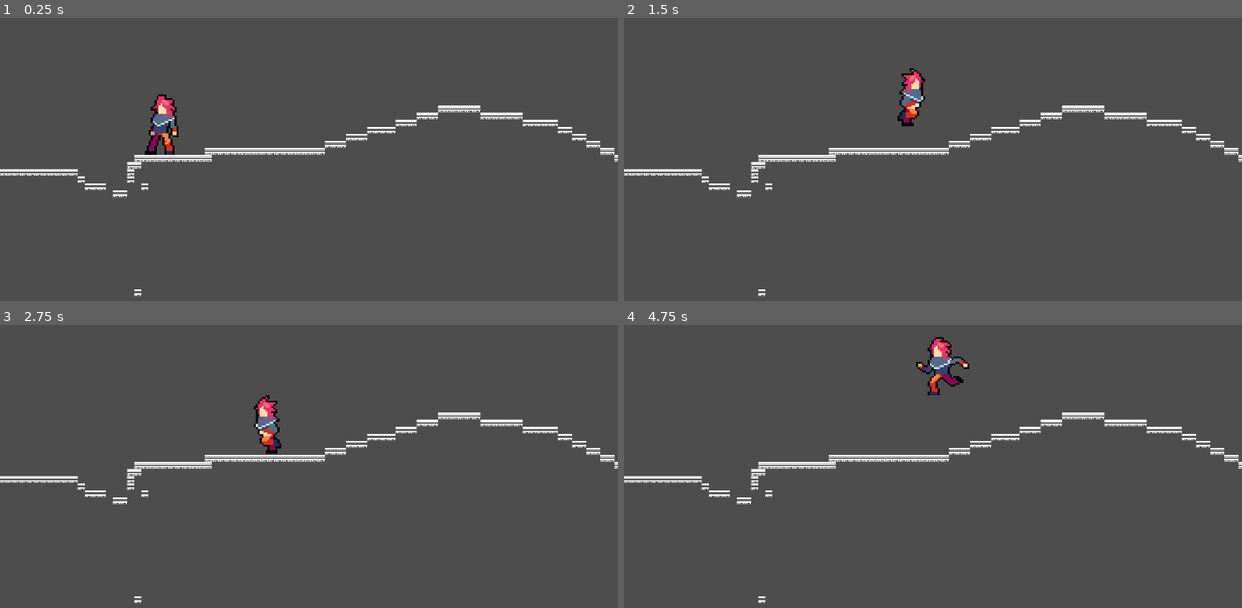
Above: before the commit, frames 1-4 (two rows, left to right).
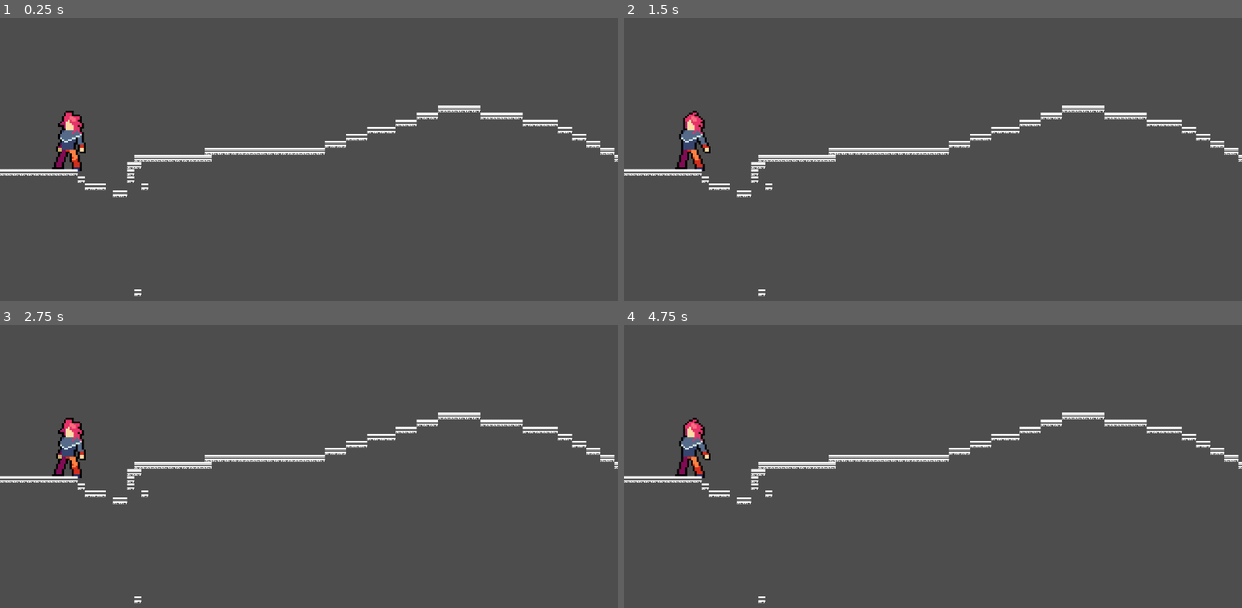
Above: after the commit, the same moments.

Repository: EmaGaleas/proyecto_progra3_p
Game: Godot game, scene res://escenas/level_2.tscn
Two runs of this game, one before a commit and one after it. Both use one fixed random seed, a clock stepped at 60 frames per second and the inputs below. The project has no main scene, so this scene is started directly. Sound files missing from this copy of the repository are replaced by a short silence.
Inputs:
- Up to frame 1 (0.25 s): no input
- Up to frame 2 (1.5 s): hold W (move_up) 0.53-1.28 s; hold Right (move_right) from 0.53 s (still down); tap W (move_up) at 1.35 s
- Up to frame 3 (2.75 s): tap W (move_up) at 1.52, 1.82 s; release Right (move_right) at 2.03 s; hold Left (move_left) from 2.03 s (still down); hold W (move_up) from 2.03 s (still down)
- Up to frame 4 (4.75 s): release Left (move_left) at 2.78 s; release W (move_up) at 2.78 s; hold Right (move_right) 2.78-4.28 s; tap W (move_up) at 2.85, 3.02, 3.32, 4.35, 4.52 s; hold W (move_up) 3.53-4.28 s; hold Left (move_left) from 4.28 s (still down)

The runs differ from the first frame. In frame 1, 1.5% of the frame differs, in the area x 8-29%, y 27-55%; in frame 2, 1.3%; in frame 3, 1.4%; in frame 4, 1.5%.

Commit message:
personaje_2 listo

Diff:
--- /dev/null
+++ b/escenas/character_body_2d.gd
@@ -0,0 +1,55 @@
+extends CharacterBody2D
+#cyber
+const SPEED = 500.0
+const JUMP_VELOCITY = -600.0
+
+var gravity = ProjectSettings.get_setting("physics/2d/default_gravity")
+@onready var audioSalto = $saltar
+@onready var audioCorrer = $correr
+@onready var audioDefault = $default
+var is_running = false
+var is_jumping = false
+
+func _physics_process(delta):
+	if not is_on_floor():
+		velocity.y += gravity * delta
+		is_jumping = true
+	else:
+		is_jumping=false
+
+	if Input.is_action_just_pressed("move_up") and is_on_floor():
+		velocity.y = JUMP_VELOCITY*1.5
+		$Spritecyber.play("saltar")
+		audioSalto.pitch_scale=2.5#aumenta vel audio
+		audioSalto.play()
+	var direction = Input.get_axis("move_left", "move_right")
+
+	if direction:
+		if is_on_floor():
+			audioCorrer.play()
+		if direction>0:
+			$Spritecyber.play("correr")
+			$Spritecyber.flip_h=false
+
+		else:
+			$Spritecyber.play("correr")
+			$Spritecyber.flip_h=true
+
+		velocity.x = (direction * SPEED)*1.5
+
+	else:
+		if not Input.is_action_pressed("move_up") and is_on_floor():
+			$Spritecyber.play("default")
+			audioCorrer.stop()
+		else:
+			$Spritecyber.play("saltar")
+
+
+		velocity.x = move_toward(velocity.x, 0, SPEED)
+	move_and_slide()
+
+func _on_default_finished():
+	audioDefault.play() # Replace with function body.
+
+func _ready():# doble sprite2d
+	$Spritecyber.scale *= Vector2(3, 3)
--- a/escenas/character_body_2d.tscn
+++ b/escenas/character_body_2d.tscn
@@ -1,5 +1,178 @@
-[gd_scene format=3 uid="uid://dh7fw7gtmsnlh"]
+[gd_scene load_steps=34 format=3 uid="uid://dh7fw7gtmsnlh"]
 
-[node name="CharacterBody2D" type="CharacterBody2D"]
+[ext_resource type="Script" path="res://escenas/character_body_2d.gd" id="1_6krgb"]
+[ext_resource type="Texture2D" uid="uid://c6ra5f02rgphj" path="res://rec/personaje/Cyborg/correr/1_r.png" id="1_d0mln"]
+[ext_resource type="Texture2D" uid="uid://dgn3ml7nw8eyq" path="res://rec/personaje/Cyborg/correr/2_r.png" id="2_b8215"]
+[ext_resource type="Texture2D" uid="uid://c24kc6khv8nhn" path="res://rec/personaje/Cyborg/correr/3_r.png" id="3_gftfa"]
+[ext_resource type="Texture2D" uid="uid://ccgn2e1o1obbg" path="res://rec/personaje/Cyborg/correr/4_r.png" id="4_h1b21"]
+[ext_resource type="Texture2D" uid="uid://1jhsoghh7e76" path="res://rec/personaje/Cyborg/correr/5_r.png" id="5_4fcl0"]
+[ext_resource type="Texture2D" uid="uid://cm5cdo05i6y3m" path="res://rec/personaje/Cyborg/correr/6_r.png" id="6_w5wyn"]
+[ext_resource type="Texture2D" uid="uid://e4vplwbky6tu" path="res://rec/personaje/Cyborg/idle/1_id.png" id="7_vtcga"]
+[ext_resource type="Texture2D" uid="uid://bxb6unmngyjxi" path="res://rec/personaje/Cyborg/idle/2_id.png" id="8_1kmrs"]
+[ext_resource type="Texture2D" uid="uid://bmmwgclojvtue" path="res://rec/personaje/Cyborg/idle/3_id.png" id="9_7yfwn"]
+[ext_resource type="Texture2D" uid="uid://ropp87mt126s" path="res://rec/personaje/Cyborg/idle/4_id.png" id="10_yp4hy"]
+[ext_resource type="Texture2D" uid="uid://oxk6244wwku" path="res://rec/personaje/Cyborg/saltar_caer/1_dj.png" id="11_7c1md"]
+[ext_resource type="Texture2D" uid="uid://bd2ohxs35p665" path="res://rec/personaje/Cyborg/saltar_caer/2_dj.png" id="12_bs72e"]
+[ext_resource type="Texture2D" uid="uid://04j83so5uca" path="res://rec/personaje/Cyborg/saltar_caer/3_dj.png" id="13_fxk6s"]
+[ext_resource type="Texture2D" uid="uid://2tgmacg1bgmk" path="res://rec/personaje/Cyborg/saltar_caer/4_dj.png" id="14_jqg1i"]
+[ext_resource type="Texture2D" uid="uid://ctgwhdy354trv" path="res://rec/personaje/Cyborg/saltar_caer/5_dj.png" id="15_khpuu"]
+[ext_resource type="Texture2D" uid="uid://cfgpe6fsclr4y" path="res://rec/personaje/Cyborg/saltar_caer/6_dj.png" id="16_cp8xh"]
+[ext_resource type="Texture2D" uid="uid://cbq11rtlvl6pq" path="res://rec/personaje/Cyborg/golpeado/1_g.png" id="17_r6wjf"]
+[ext_resource type="Texture2D" uid="uid://c6ei5crkns6dg" path="res://rec/personaje/Cyborg/golpeado/2_g.png" id="18_lqua2"]
+[ext_resource type="Texture2D" uid="uid://dg24fnwfatsje" path="res://rec/personaje/Cyborg/morir/1_d.png" id="19_w0efr"]
+[ext_resource type="Texture2D" uid="uid://bs2wshq476pgg" path="res://rec/personaje/Cyborg/morir/2_d.png" id="20_gw7mp"]
+[ext_resource type="Texture2D" uid="uid://xlndfq1gsvjp" path="res://rec/personaje/Cyborg/morir/3_d.png" id="21_eqqaq"]
+[ext_resource type="Texture2D" uid="uid://ryrl6gcp5lva" path="res://rec/personaje/Cyborg/morir/4_d.png" id="22_7lwms"]
+[ext_resource type="Texture2D" uid="uid://f5i58lx5ys6g" path="res://rec/personaje/Cyborg/morir/5_d.png" id="23_vq7d1"]
+[ext_resource type="Texture2D" uid="uid://bjt3prjoxa7bt" path="res://rec/personaje/Cyborg/saltar_caer/1_j.png" id="24_grl78"]
+[ext_resource type="Texture2D" uid="uid://dk6jdny1fwf30" path="res://rec/personaje/Cyborg/saltar_caer/2_j.png" id="25_7bal3"]
+[ext_resource type="Texture2D" uid="uid://dkps8v4hqtd2i" path="res://rec/personaje/Cyborg/saltar_caer/3_j.png" id="26_x2fpk"]
+[ext_resource type="Texture2D" uid="uid://dn05xfn0px62w" path="res://rec/personaje/Cyborg/saltar_caer/4_j.png" id="27_cm5x0"]
+[ext_resource type="AudioStream" uid="uid://dreb6ly1xkxni" path="res://rec/musica/sonido_correr.mp3" id="28_rel80"]
+[ext_resource type="AudioStream" uid="uid://yrw0mtidd2rr" path="res://rec/musica/sonidoSalto.mp3" id="29_asg0a"]
+[ext_resource type="AudioStream" uid="uid://ciduqqgay6ndw" path="res://rec/musica/sonido_cyber.mp3" id="31_dpejf"]
 
-[node name="AnimatedSprite2D" type="AnimatedSprite2D" parent="."]
+[sub_resource type="SpriteFrames" id="SpriteFrames_4brmw"]
+animations = [{
+"frames": [{
+"duration": 1.0,
+"texture": ExtResource("1_d0mln")
+}, {
+"duration": 1.0,
+"texture": ExtResource("2_b8215")
+}, {
+"duration": 1.0,
+"texture": ExtResource("3_gftfa")
+}, {
+"duration": 1.0,
+"texture": ExtResource("4_h1b21")
+}, {
+"duration": 1.0,
+"texture": ExtResource("5_4fcl0")
+}, {
+"duration": 1.0,
+"texture": ExtResource("6_w5wyn")
+}],
+"loop": true,
+"name": &"correr",
+"speed": 15.0
+}, {
+"frames": [{
+"duration": 1.0,
+"texture": ExtResource("7_vtcga")
+}, {
+"duration": 1.0,
+"texture": ExtResource("8_1kmrs")
+}, {
+"duration": 1.0,
+"texture": ExtResource("9_7yfwn")
+}, {
+"duration": 1.0,
+"texture": ExtResource("10_yp4hy")
+}],
+"loop": true,
+"name": &"default",
+"speed": 8.0
+}, {
+"frames": [{
+"duration": 1.0,
+"texture": ExtResource("11_7c1md")
+}, {
+"duration": 1.0,
+"texture": ExtResource("12_bs72e")
+}, {
+"duration": 1.0,
+"texture": ExtResource("13_fxk6s")
+}, {
+"duration": 1.0,
+"texture": ExtResource("14_jqg1i")
+}, {
+"duration": 1.0,
+"texture": ExtResource("15_khpuu")
+}, {
+"duration": 1.0,
+"texture": ExtResource("16_cp8xh")
+}],
+"loop": true,
+"name": &"doble_salto",
+"speed": 6.0
+}, {
+"frames": [{
+"duration": 1.0,
+"texture": ExtResource("17_r6wjf")
+}, {
+"duration": 1.0,
+"texture": ExtResource("18_lqua2")
+}],
+"loop": true,
+"name": &"lastimado",
+"speed": 5.0
+}, {
+"frames": [{
+"duration": 1.0,
+"texture": ExtResource("19_w0efr")
+}, {
+"duration": 1.0,
+"texture": ExtResource("20_gw7mp")
+}, {
+"duration": 1.0,
+"texture": ExtResource("21_eqqaq")
+}, {
+"duration": 1.0,
+"texture": ExtResource("22_7lwms")
+}, {
+"duration": 1.0,
+"texture": ExtResource("23_vq7d1")
+}],
+"loop": true,
+"name": &"muere",
+"speed": 4.0
+}, {
+"frames": [{
+"duration": 1.0,
+"texture": ExtResource("24_grl78")
+}, {
+"duration": 1.0,
+"texture": ExtResource("25_7bal3")
+}, {
+"duration": 1.0,
+"texture": ExtResource("26_x2fpk")
+}, {
+"duration": 1.0,
+"texture": ExtResource("27_cm5x0")
+}],
+"loop": true,
+"name": &"saltar",
+"speed": 5.0
+}]
+
+[sub_resource type="RectangleShape2D" id="RectangleShape2D_5hcqb"]
+size = Vector2(19, 35)
+
+[node name="cyber_personaje" type="CharacterBody2D"]
+script = ExtResource("1_6krgb")
+
+[node name="Spritecyber" type="AnimatedSprite2D" parent="."]
+sprite_frames = SubResource("SpriteFrames_4brmw")
+autoplay = "default"
+frame = 1
+frame_progress = 0.839237
+
+[node name="CollisionShape2D" type="CollisionShape2D" parent="."]
+position = Vector2(-0.5, 0)
+shape = SubResource("RectangleShape2D_5hcqb")
+
+[node name="AnimationPlayer" type="AnimationPlayer" parent="."]
+
+[node name="correr" type="AudioStreamPlayer2D" parent="."]
+stream = ExtResource("28_rel80")
+volume_db = -5.0
+pitch_scale = 2.0
+
+[node name="saltar" type="AudioStreamPlayer2D" parent="."]
+stream = ExtResource("29_asg0a")
+volume_db = 10.0
+
+[node name="default" type="AudioStreamPlayer2D" parent="."]
+stream = ExtResource("31_dpejf")
+autoplay = true
--- a/escenas/level_2.tscn
+++ b/escenas/level_2.tscn
@@ -17,7 +17,8 @@
 [node name="level2" type="Node2D"]
 
 [node name="player_normal" parent="." instance=ExtResource("1_k6sol")]
-position = Vector2(367, 366)
+position = Vector2(157, 401)
+script = null
 
 [node name="TileMap" type="TileMap" parent="."]
 tile_set = SubResource("TileSet_b3trc")
--- a/escenas/player_lvl_2.tscn
+++ b/escenas/player_lvl_2.tscn
@@ -30,17 +30,6 @@
 animations = [{
 "frames": [{
 "duration": 1.0,
-"texture": ExtResource("1_c5w2y")
-}, {
-"duration": 1.0,
-"texture": ExtResource("2_dmsu0")
-}],
-"loop": true,
-"name": &"caer",
-"speed": 5.0
-}, {
-"frames": [{
-"duration": 1.0,
 "texture": ExtResource("3_t3t5b")
 }, {
 "duration": 1.0,
@@ -191,9 +180,8 @@
 position = Vector2(-0.999998, -2.98023e-06)
 scale = Vector2(4.47059, 4)
 sprite_frames = SubResource("SpriteFrames_uikl8")
-animation = &"saltar"
+animation = &"correr"
 autoplay = "default"
-frame = 1
 flip_h = true
 script = SubResource("GDScript_q8yaf")
 
Not shown, added: rec/musica/sonido_cyber.mp3.import
Binary file removed: rec/personaje/Cyborg/Cyborg_attack1.png
Not shown, removed: rec/personaje/Cyborg/Cyborg_attack1.png.import
Binary file removed: rec/personaje/Cyborg/Cyborg_attack2.png
Not shown, removed: rec/personaje/Cyborg/Cyborg_attack2.png.import
Binary file removed: rec/personaje/Cyborg/Cyborg_attack3.png
Not shown, removed: rec/personaje/Cyborg/Cyborg_attack3.png.import
Binary file removed: rec/personaje/Cyborg/Cyborg_climb.png
Not shown, removed: rec/personaje/Cyborg/Cyborg_climb.png.import
Binary file removed: rec/personaje/Cyborg/Cyborg_death.png
Not shown, removed: rec/personaje/Cyborg/Cyborg_death.png.import
Binary file removed: rec/personaje/Cyborg/Cyborg_doublejump.png
(and 68 more such lines)
